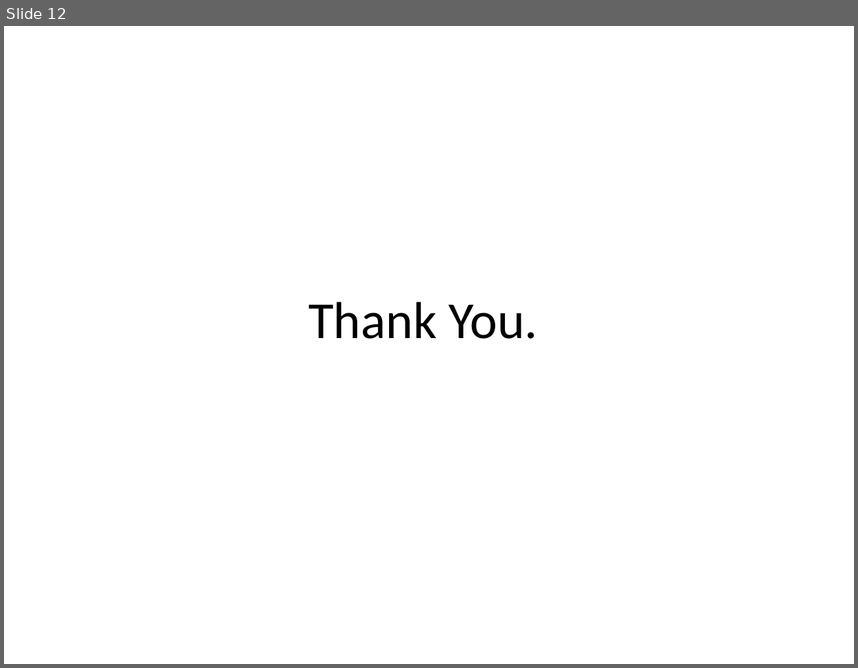
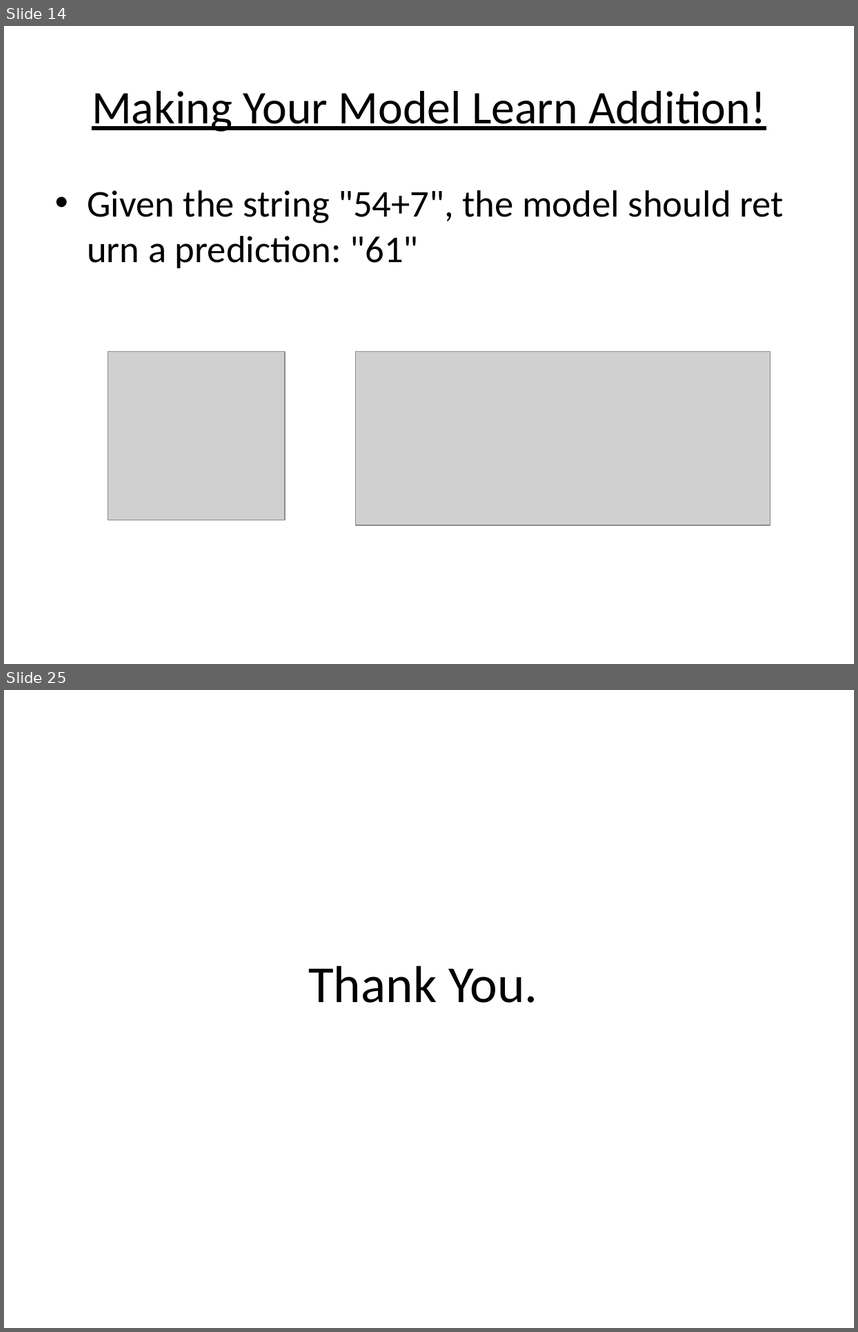
Before and after one commit to abhilashsaj/Simple-Recurrent-Neural-Network-with-Keras, a slide deck: Recurrent Neural Networks.pptx. Shown one above the other, each under a label of ours: slide 12 before the commit, slides 14 and 25 after it; the slides between them are not shown. The pictures are 858x668 and 858x1332 pixels, drawn with LibreOffice and Linux fonts; fonts in the diff are those of the drawing; grey boxes stand for pictures. Boxes give left, top, right and bottom in pixels: in the first picture for what was removed or moved away, otherwise in the second. Text is boxed around its words. In the diff, an @@ line names an element or a change of style, - is before the commit and + after.

```diff
--- a/Recurrent Neural Networks.pptx
+++ b/Recurrent Neural Networks.pptx
@@ slide 14 added at bbox=[4, 26, 854, 664], background #FFFFFF @@
@@ title added at bbox=[92, 91, 766, 132], 39.6 pt, text #000000, underline @@
+Making Your Model Learn Addition!
@@ text added at bbox=[87, 190, 731, 268], 32 pt, text #000000 @@
+• Given the string "54+7", the model should return a prediction: "61"
@@ picture added at bbox=[107, 352, 285, 520] @@
@@ picture added at bbox=[355, 352, 770, 525] @@
@@ what was slide 12 is now slide 25 @@
```
Also in this commit, not shown: 8 slides changed, 12 other slides added, 1 other file.
